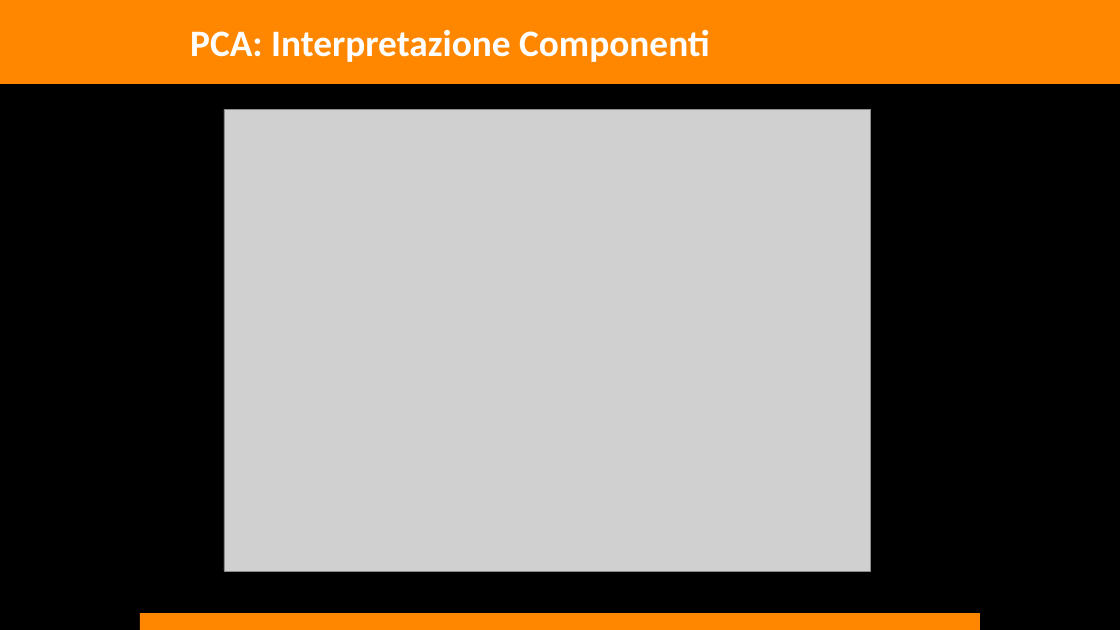
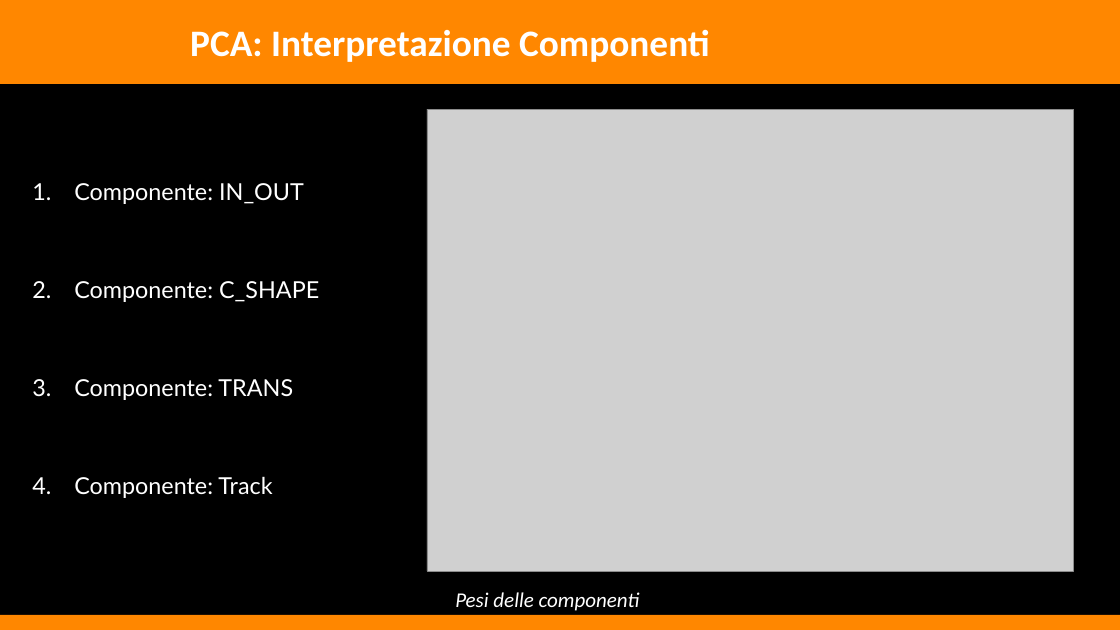
Before and after one commit to WBOnCedR/Stili_di_guida_f1, a slide deck: slide 11 of presentazione_F1_10min.pptx (slide 9 before the commit). Drawn at 1120x630 pixels with LibreOffice and Linux fonts; fonts in the diff are those of the drawing; grey boxes stand for pictures. Boxes give left, top, right and bottom in pixels: in the first picture for what was removed or moved away, otherwise in the second. Text is boxed around its words. In the diff, an @@ line names an element or a change of style, - is before the commit and + after.

```diff
--- a/presentazione_F1_10min.pptx
+++ b/presentazione_F1_10min.pptx
@@ picture: place and size @@
-picture at [224, 109, 871, 571]
+picture at [427, 109, 1074, 571]
@@ text added at [74, 183, 319, 498], 20 pt, text #FFFFFF @@
+1. Componente: IN_OUT
+2. Componente: C_SHAPE
+3. Componente: TRANS
+4. Componente: Track
@@ text added at [455, 592, 640, 611], 18 pt, text #FFFFFF, italic @@
+Pesi delle componenti
@@ rectangle: place and size @@
-rectangle at [140, 613, 981, 630]
+rectangle at [0, 615, 1120, 630]
```
Also in this commit, not shown: 14 other slides changed, 3 slides added, 12 other files.
